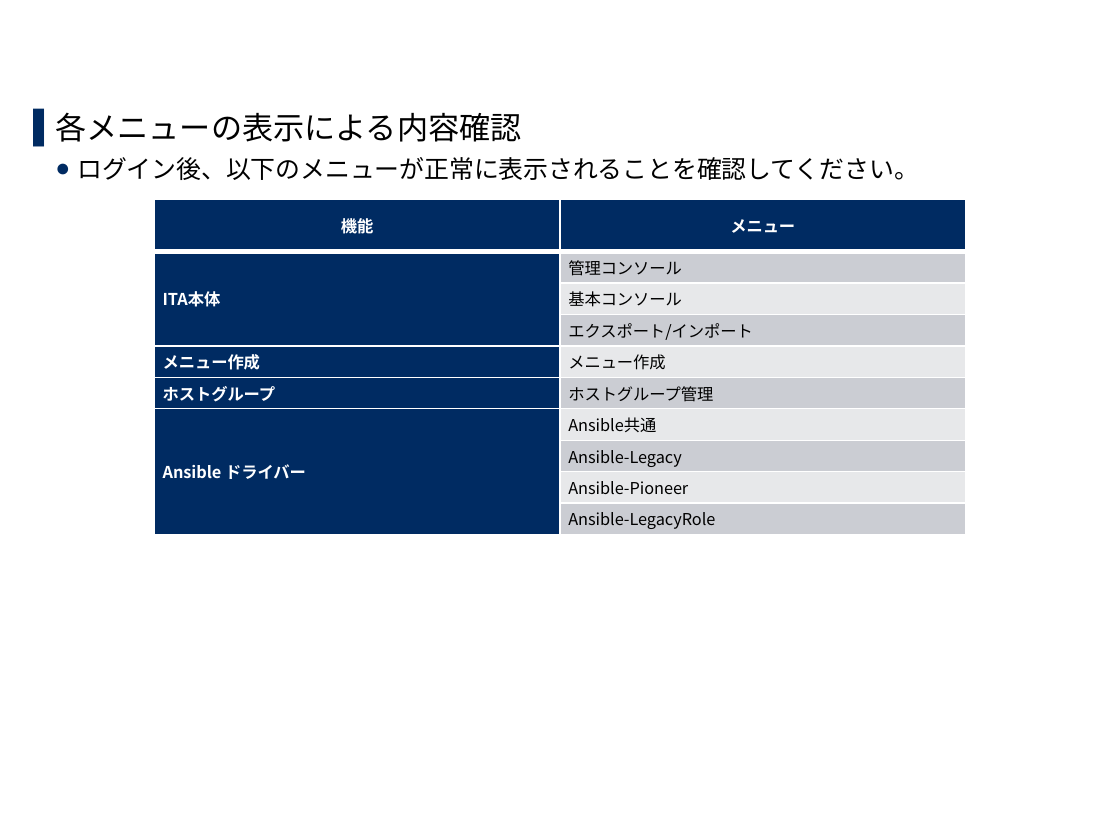
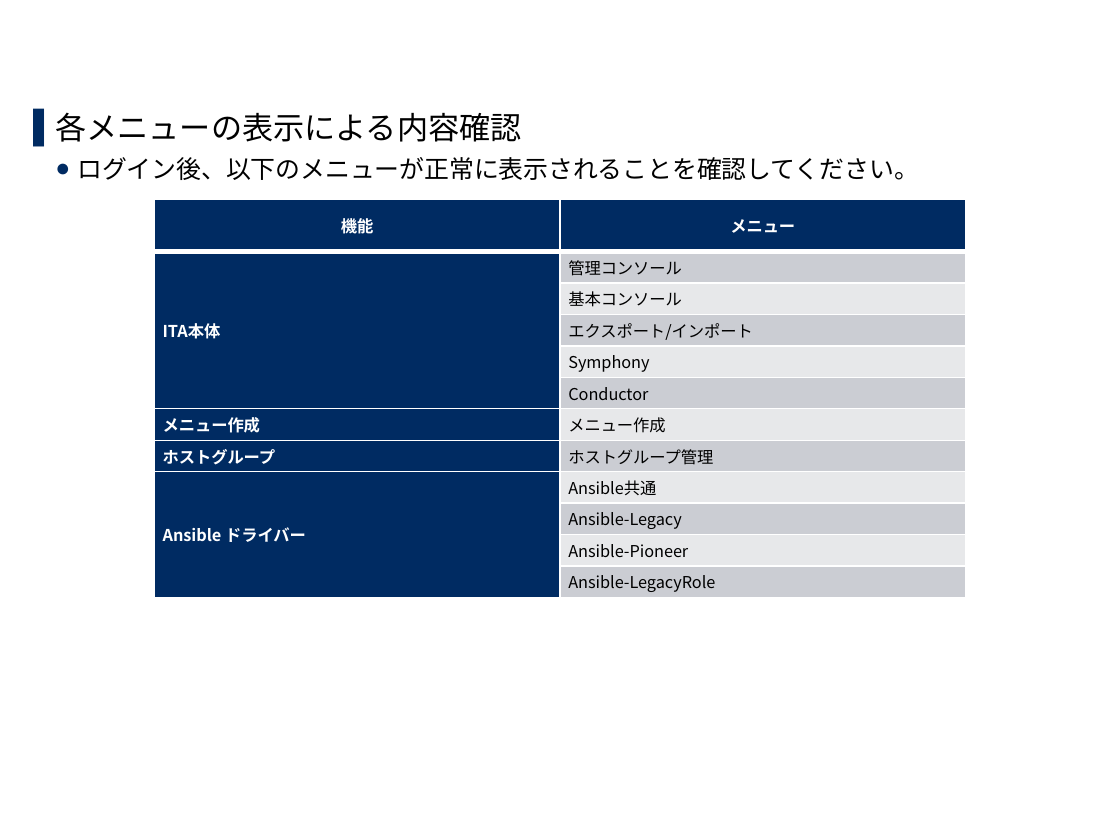
Before and after one commit to exastro-suite/it-automation-docs, a slide deck: slide 24 of asset/Learn_ja/ITA-offline-install_ja.pptx. Drawn at 1120x840 pixels with LibreOffice and Linux fonts; fonts in the diff are those of the drawing; background and template pictures are left out. Boxes give left, top, right and bottom in pixels: in the first picture for what was removed or moved away, otherwise in the second. Text is boxed around its words. In the diff, an @@ line names an element or a change of style, - is before the commit and + after.

```diff
--- a/asset/Learn_ja/ITA-offline-install_ja.pptx
+++ b/asset/Learn_ja/ITA-offline-install_ja.pptx
@@ table at [155,199,965,597] @@
+row 5:  | Symphony
+row 6:  | Conductor
```
Also in this commit, not shown: 5 other slides changed.
